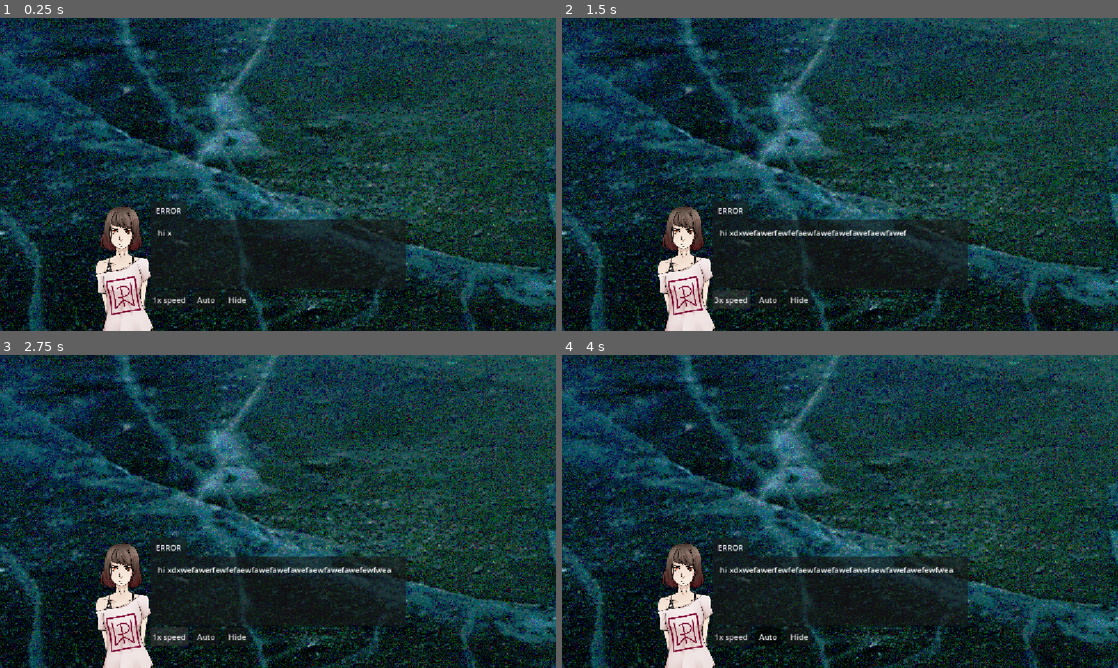
Above: before the commit, frames 1-4 (two rows, left to right).
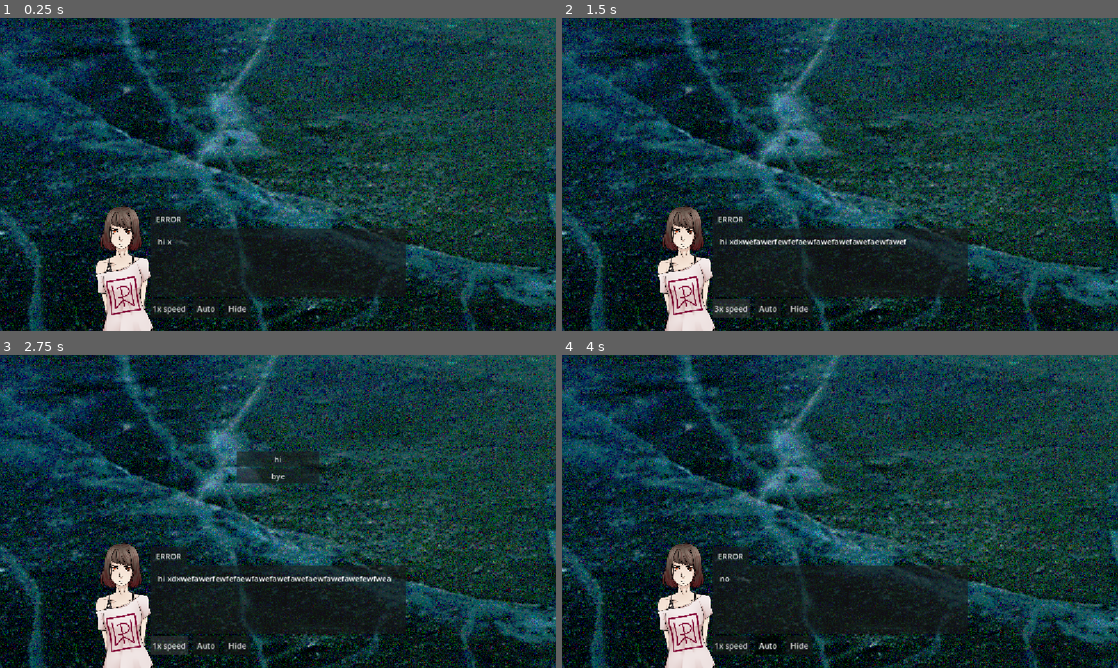
Above: after the commit, the same moments.

Repository: AnOverlyComplexUsername/vn-engine
Game: Godot game, scene res://Scenes/Set.tscn
The game is run twice, just before and just after one commit, with the same random seed, the same clock (stepped at 60 frames per second) and the same inputs.
Inputs (mouse positions are in pixels of both pictures, inside the frame that each line leads up to):
- Up to frame 1 (0.25 s): no input
- Up to frame 2 (1.5 s): click "1x speed" at 0.5 s; click "2x speed" at 1.25 s
- Up to frame 3 (2.75 s): click "3x speed" at 2 s
- Up to frame 4 (4 s): click (840, 458) at 2.75 s, where only the run after the commit has a clickable "hi"; click "Auto" at 3.5 s

The runs differ from the first frame. In frame 1, 1.6% of the frame differs, in the area x 27-73%, y 58-96%; in frame 2, 2.5%; in frame 3, 3.8%, in the area x 27-73%, y 30-96%; in frame 4, 2.1%.

Commit message:
added choices :D

Diff:
--- a/Scenes/Globals/dialogue_box.tscn
+++ b/Scenes/Globals/dialogue_box.tscn
@@ -2,23 +2,46 @@
 
 [ext_resource type="Script" uid="uid://wtqahixg26bk" path="res://Scripts/Globals/DialogueBox.gd" id="1_aop38"]
 
-[node name="DialogueBox" type="Control" unique_id=366848191 node_paths=PackedStringArray("text_area", "name_label", "text_sfx", "speed_button", "auto_button", "hide_button")]
+[node name="DialogueBox" type="Control" unique_id=366848191 node_paths=PackedStringArray("_text_area", "_name_label", "_text_sfx", "_speed_button", "_auto_button", "_hide_button", "_dialogue_audio", "_choice_container")]
 z_index = 2
 layout_mode = 3
-anchors_preset = 7
+anchors_preset = 8
 anchor_left = 0.5
-anchor_top = 1.0
+anchor_top = 0.5
 anchor_right = 0.5
-anchor_bottom = 1.0
+anchor_bottom = 0.5
 grow_horizontal = 2
-grow_vertical = 0
+grow_vertical = 2
 script = ExtResource("1_aop38")
-text_area = NodePath("Panel/MarginContainer/RichTextLabel")
-name_label = NodePath("Panel/PanelContainer/Label")
-text_sfx = NodePath("AudioStreamPlayer")
-speed_button = NodePath("Panel/HBoxContainer/SpeedButton")
-auto_button = NodePath("Panel/HBoxContainer/AutoButton")
-hide_button = NodePath("Panel/HBoxContainer/HideButton")
+_text_area = NodePath("Panel/MarginContainer/RichTextLabel")
+_name_label = NodePath("Panel/PanelContainer/Label")
+_text_sfx = NodePath("textSFX")
+_speed_button = NodePath("Panel/HBoxContainer/SpeedButton")
+_auto_button = NodePath("Panel/HBoxContainer/AutoButton")
+_hide_button = NodePath("Panel/HBoxContainer/HideButton")
+_dialogue_audio = NodePath("DialogueAudio")
+_choice_container = NodePath("ChoiceContainer")
+
+[node name="ChoiceContainer" type="VBoxContainer" parent="." unique_id=1288198819]
+visible = false
+layout_mode = 1
+anchors_preset = 8
+anchor_left = 0.5
+anchor_top = 0.5
+anchor_right = 0.5
+anchor_bottom = 0.5
+offset_left = -86.0
+offset_top = -307.0
+offset_right = 86.0
+offset_bottom = 125.0
+grow_horizontal = 2
+grow_vertical = 2
+pivot_offset_ratio = Vector2(0.5, 0.5)
+alignment = 1
+
+[node name="Button" type="Button" parent="ChoiceContainer" unique_id=774610439]
+visible = false
+layout_mode = 2
 
 [node name="Panel" type="Panel" parent="." unique_id=387415675]
 layout_mode = 1
@@ -28,11 +51,12 @@
 anchor_right = 0.5
 anchor_bottom = 1.0
 offset_left = -264.5
-offset_top = -230.0
+offset_top = 112.0
 offset_right = 264.5
-offset_bottom = -88.0
+offset_bottom = 254.0
 grow_horizontal = 2
 grow_vertical = 0
+pivot_offset_ratio = Vector2(0.5, 0.5)
 
 [node name="HBoxContainer" type="HBoxContainer" parent="Panel" unique_id=1201470975]
 layout_mode = 1
@@ -88,4 +112,6 @@
 horizontal_alignment = 1
 vertical_alignment = 1
 
-[node name="AudioStreamPlayer" type="AudioStreamPlayer" parent="." unique_id=208440061]
+[node name="DialogueAudio" type="AudioStreamPlayer" parent="." unique_id=208440061]
+
+[node name="textSFX" type="AudioStreamPlayer" parent="." unique_id=1453815103]
--- a/Scenes/test_set.gd
+++ b/Scenes/test_set.gd
@@ -1,4 +1,5 @@
 extends SetScript
+
 
 func _ready() -> void:
 	var t : VNCharacters = Chars.test_girl.instantiate()
@@ -7,11 +8,28 @@
 	ScreenManager.change_background(Backgrounds.ice)
 
 	t.place(%SpawnPoint)
-	await t.say("hi xdxwefawerfewfefaewfawefawefawefaewfawefawefewfwea")
-	ScreenManager.change_background(Backgrounds.ice)
-	await t.say("bye bye")
-	await CameraController.move_cam(%SpawnPoint)
-	await t.move(%ExitPoint)
 
-	await DialogueBox.fade_out()
-	await ScreenManager.fade_to_black_background_change(Backgrounds.suisei)
+	DialogueBox.set_choices("hi", "bye")
+	t.say("hi xdxwefawerfewfefaewfawefawefawefaewfawefawefewfwea")
+
+	var answer : String = await DialogueBox.choice_picked
+
+	if answer == "hi":
+		await t.say("no")
+
+		var choices : Dictionary[String,String] = {
+			"blah":"first_option", ##emits "first_option" when chosen
+			"blewh" : "second_option"
+		}
+		DialogueBox.set_secret_choices(choices)
+		t.say("a?")
+		print(await DialogueBox.choice_picked)
+
+	elif answer == "bye":
+		await t.say("bye bye")
+		await CameraController.move_cam(%SpawnPoint)
+		await t.move(%ExitPoint)
+
+		await DialogueBox.fade_out()
+		await ScreenManager.fade_to_black_background_change(Backgrounds.suisei)
+		CameraController.move_to_center()
--- a/Scripts/Globals/CameraController.gd
+++ b/Scripts/Globals/CameraController.gd
@@ -3,7 +3,7 @@
 ##Controls camera movement in a scene/set
 
 func _ready() -> void:
-	self.global_position = get_viewport_rect().size / 2
+	set_to_center()
 
 func move_to_center(lengthSeconds : float = 1, _ease : Tween.EaseType = Tween.EaseType.EASE_IN_OUT) -> Signal:
 	var tween : Tween = get_tree().create_tween()
@@ -39,6 +39,11 @@
 func set_zoom_level(magnification : float) -> void:
 	self.zoom = Vector2(magnification,magnification)
 
+##Sets position directly to center screen; no movement
+func set_to_center() -> void:
+	self.global_position = get_viewport_rect().size / 2
+
+
 ##Places/teleports a character on a given global position
 func place_cam(globalPos : Control) -> void:
 	self.global_position = globalPos.global_position
--- a/Scripts/Globals/DialogueBox.gd
+++ b/Scripts/Globals/DialogueBox.gd
@@ -1,23 +1,31 @@
 extends Control
 
-@export var text_area: RichTextLabel
-@export var name_label: Label
-@export var text_sfx: AudioStreamPlayer
-@export var speed_button: Button
-@export var auto_button: Button
-@export var hide_button: Button
+@export var _text_area: RichTextLabel
+@export var _name_label: Label
+@export var _text_sfx: AudioStreamPlayer
+@export var _speed_button: Button
+@export var _auto_button: Button
+@export var _hide_button: Button
+@export var _dialogue_audio: AudioStreamPlayer
+@export var _choice_container: VBoxContainer
 
 ##speed of dialogue playback
 var speedScale : int = 1
+
+##If dialogue box should return signal upon dialogue completion
 var auto_mode : bool = false
 
+var _currentChoices : Array[ChoiceButton]
+
 signal line_finished
+signal choice_picked(id : String)
 
+#region Default Functions
 func _ready() -> void:
 	#self.hide()
-	speed_button.pressed.connect(next_switch_speed)
-	auto_button.pressed.connect(toggle_auto)
-	hide_button.pressed.connect(hide_dialogue_ui)
+	_speed_button.pressed.connect(next_switch_speed)
+	_auto_button.pressed.connect(toggle_auto)
+	_hide_button.pressed.connect(hide_dialogue_ui)
 
 func _input(event: InputEvent) -> void:
 	if event.is_action_pressed("ui_cancel") and self.visible == false:
@@ -27,19 +35,30 @@
 
 
 func _unhandled_input(event: InputEvent) -> void:
-	if event.is_action_pressed("ui_cancel") and text_area.text != "" and self.visible:
-		if text_area.visible_characters != -1: text_area.visible_characters = -1
-		elif text_area.visible_characters == -1: line_finished.emit()
+	if event.is_action_pressed("ui_cancel") and _text_area.text != "" and self.visible:
+		##If text not done playing; fully complete
+		if _text_area.visible_characters != -1: _text_area.visible_characters = -1
+
+		##If text done playing, emit finished
+		elif _text_area.visible_characters == -1: _check_choices()
+
+#endregion
+
+
+#region Setters
 
 func set_name_label(char_name : StringName) -> void:
-	name_label.text = char_name
+	_name_label.text = char_name
 
 func set_text(line : String) -> void:
-	text_area.text = line
+	_text_area.text = line
+#endregion
 
+
+#region Button Functionality
 ##toggles auto mode or not; auto mode will automatically go to the next input after dialogue is played back
 func toggle_auto() -> void:
-	auto_mode = auto_button.button_pressed
+	auto_mode = _auto_button.button_pressed
 
 func hide_dialogue_ui() -> void:
 	switch_playback_speed(0)
@@ -49,30 +68,37 @@
 func next_switch_speed() -> void:
 	speedScale = wrapi(speedScale + 1,1,4)
 	switch_playback_speed(speedScale)
-	speed_button.text =  "%sx speed" % speedScale
+	_speed_button.text =  "%sx speed" % speedScale
 
 ##Switches playback speed to next setting
 func switch_playback_speed(speed : int) -> void:
 	Engine.time_scale = speed
+#endregion
 
+
+#region Text Area playback
 ##plays text displaying animation
 func play_text(letter_delay : float = 0.05) -> void:
 	##Base case; if text fully visible, return
-	if text_area.visible_ratio >= 1.0:
-		text_area.visible_characters = -1
-		if auto_mode: line_finished.emit()
+	if _text_area.visible_ratio >= 1.0:
+		_text_area.visible_characters = -1
+		if auto_mode: _check_choices()
+		elif not _currentChoices.is_empty(): _choice_container.show()
 		return
 	else:
-		text_area.visible_characters += 1
-		if text_sfx: text_sfx.play()
+		_text_area.visible_characters += 1
+		if _text_sfx and _text_sfx.stream: _text_sfx.play()
 		await get_tree().create_timer(letter_delay,true,true).timeout
 		play_text(letter_delay)
 
 ##Displays and plays dialogue animation
-func begin_dialogue_playback(dialogue : String, char_name : StringName) -> void:
+func begin_dialogue_playback(dialogue : String, char_name : StringName, sfx : AudioStream = null) -> void:
 	set_text(dialogue)
 	set_name_label(char_name)
-	text_area.visible_ratio = -1
+	if sfx: _text_sfx.stream = sfx
+	else: _text_sfx.stream = null
+
+	_text_area.visible_ratio = -1
 
 	if not self.visible:
 		await fade_in()
@@ -80,7 +106,47 @@
 
 	play_text()
 
+##Checks if there are choices at the end of a sentence
+func _check_choices() -> void:
+	if _currentChoices.is_empty():
+		line_finished.emit()
+	else: _choice_container.show()
+#endregion
 
+##Set choices that will be displayed at the end of the next sentence
+##choice label will match given choices
+func set_choices(...choices : Array) -> void:
+	##reset choices for next set of choices
+	_currentChoices = []
+
+	for choice in choices:
+		assert(choice is String) ##validate input
+		var newButton : ChoiceButton = ChoiceButton.new(choice)
+		_currentChoices.append(newButton)
+		newButton.choice_id.connect(_chosen_choice)
+		_choice_container.add_child(newButton)
+
+##Set choices that will be displayed at the end of the next sentence
+##Choices will match an "choice_name" : choice_id pattern dictionary
+func set_secret_choices(choices : Dictionary[String,String]) -> void:
+	##reset choices for next set of choices
+	_currentChoices = []
+
+	for choice in choices:
+		var newButton : ChoiceButton = ChoiceButton.new(choices[choice],choice)
+		_currentChoices.append(newButton)
+		newButton.choice_id.connect(_chosen_choice)
+		_choice_container.add_child(newButton)
+
+func _chosen_choice(choice_id : String) -> void:
+	_choice_container.hide()
+	for c in _choice_container.get_children():
+		c.queue_free()
+	_currentChoices = []
+
+	choice_picked.emit(choice_id)
+
+#region Dialogue box transitions
 func fade_out(lengthSeconds : float = 1) -> Signal:
 	self.modulate.a = 1
 	self.show()
@@ -98,3 +164,4 @@
 	tween.tween_property(self, "modulate:a", 1, lengthSeconds)
 
 	return tween.finished
+#endregion
--- a/Scripts/Globals/TransitionController.gd
+++ b/Scripts/Globals/TransitionController.gd
@@ -37,7 +37,7 @@
 func fade_to_black_background_change(bg : Texture, lengthSeconds : float = 1, fadeColor : Color = Color.BLACK, _ease : Tween.EaseType = Tween.EaseType.EASE_IN_OUT) -> Signal:
 	await ScreenManager.fade_out(lengthSeconds,fadeColor,_ease)
 	ScreenManager.change_background(bg )
-	return ScreenManager.fade_in(lengthSeconds)
+	return ScreenManager.fade_in(lengthSeconds,fadeColor,_ease)
 
 func change_background(bg : Texture) -> void:
 	_background.texture = bg
--- /dev/null
+++ b/Scripts/Statics/ChoiceButton.gd
@@ -0,0 +1,19 @@
+extends Button
+
+##a button class for storing a choice; emitting it's choice_id when clicked
+class_name ChoiceButton
+
+##id of choice
+var id : String = ""
+
+##emitted when player selects choicec
+signal choice_id(id : String)
+
+func _init(c_id : String, choice_name : String = "") -> void:
+	id = c_id
+	if choice_name.is_empty(): self.text = c_id
+	else: self.text = choice_name
+
+
+func _pressed() -> void:
+	choice_id.emit(id)
--- a/Scripts/VNCharacter.gd
+++ b/Scripts/VNCharacter.gd
@@ -2,7 +2,11 @@
 
 class_name VNCharacters
 
+##Name of character
 @export var character_name : StringName = &"ERROR"
+
+##A talk sound effect that plays every letter of spoken dialogue
+@export var talkSFX : AudioStream
 
 func _ready() -> void:
 	pass
@@ -24,8 +28,9 @@
 
 #endregion
 
-func say(dialogue : String) -> Signal:
-	DialogueBox.begin_dialogue_playback(dialogue, self.character_name)
+func say(dialogue : String, use_talk_sfx : bool = true) -> Signal:
+	if use_talk_sfx and talkSFX: DialogueBox.begin_dialogue_playback(dialogue, self.character_name ,talkSFX)
+	else: DialogueBox.begin_dialogue_playback(dialogue, self.character_name)
 
 	return DialogueBox.line_finished
 
Not shown, added: Scripts/Statics/ChoiceButton.gd.uid
